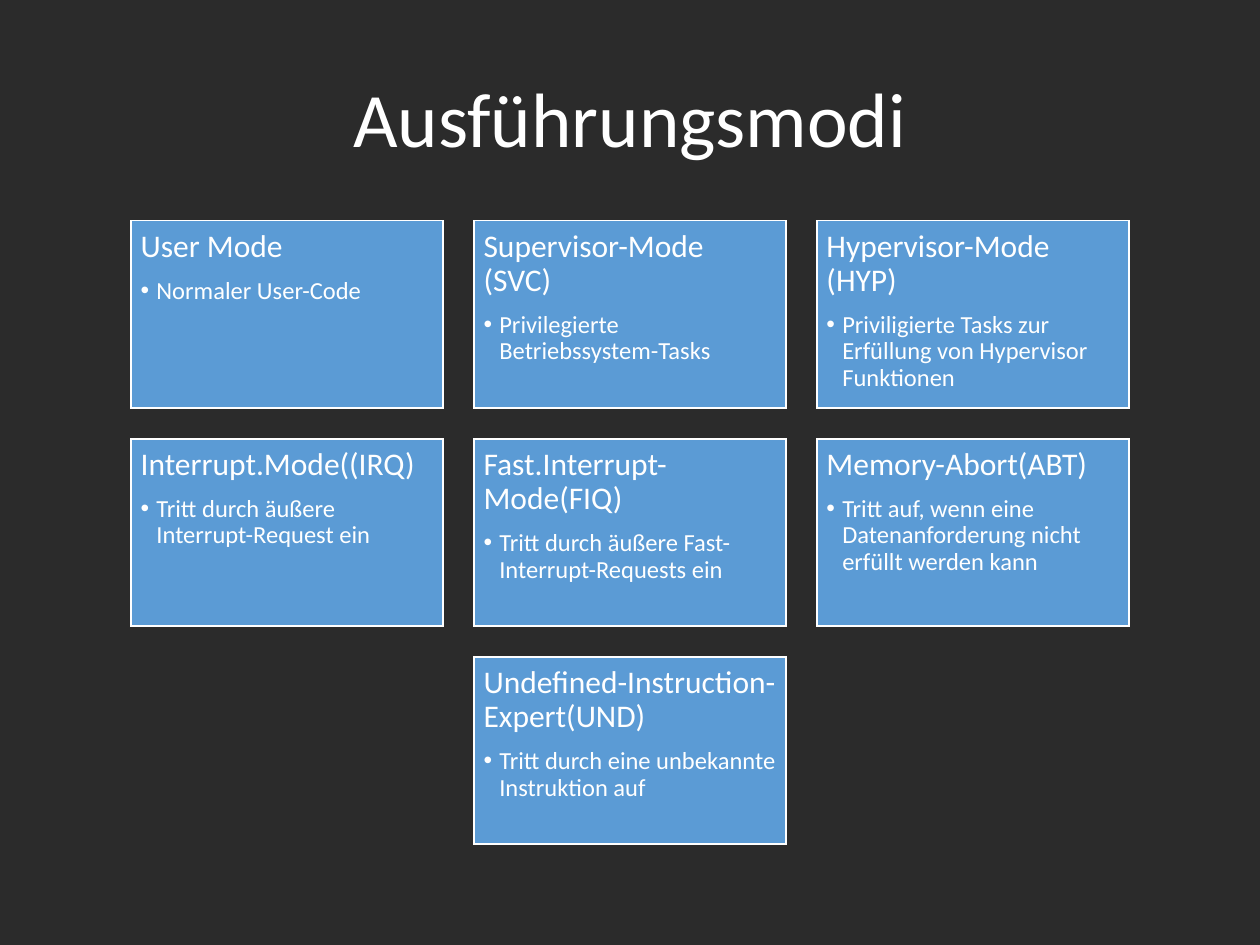
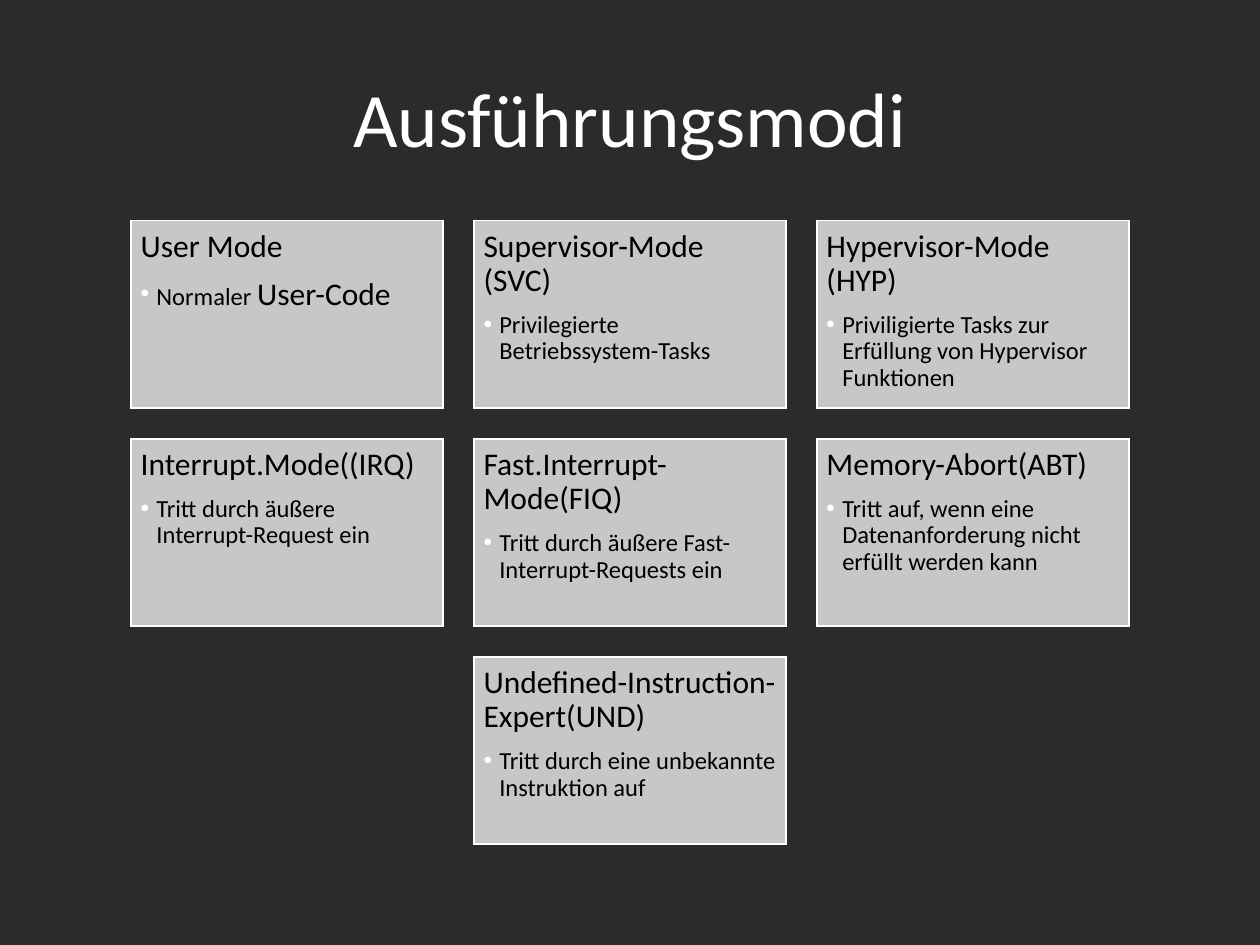
Before and after one commit to sewpalu/Compendia, a slide deck: slide 5 of doc/arm_presentation/ARM-Prozessoren.odp. Drawn at 1260x945 pixels with LibreOffice and Linux fonts; fonts in the diff are those of the drawing; background and template pictures are left out; a plain dark background stands for a picture behind light text. Boxes give left, top, right and bottom in pixels: in the first picture for what was removed or moved away, otherwise in the second. Text is boxed around its words. In the diff, an @@ line names an element or a change of style, - is before the commit and + after.

Commit message:
update

```diff
--- a/doc/arm_presentation/ARM-Prozessoren.odp
+++ b/doc/arm_presentation/ARM-Prozessoren.odp
@@ freeform shape "User Mode" at bbox=[131, 220, 442, 407]: text colour #FFFFFF to #000000; size 14 to 18 pt in "User-Code"; fill #5B9BD5 to #D9D9D9 at 90% opacity @@
@@ text colour #FFFFFF to #000000; fill #5B9BD5 to #D9D9D9 at 90% opacity in 6 elements at bbox=[474, 220, 785, 407], bbox=[816, 220, 1128, 407], bbox=[131, 438, 442, 625], bbox=[474, 438, 785, 625], bbox=[816, 438, 1128, 625], bbox=[474, 656, 785, 843] @@
```
Also in this commit, not shown: 3 other slides changed, 3 slides added, 1 slide removed.
